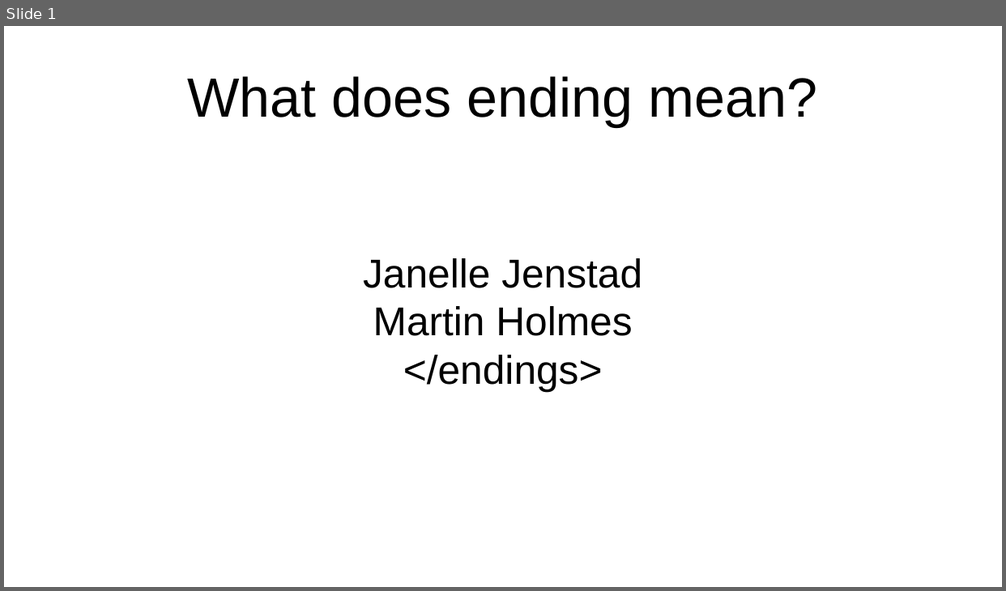
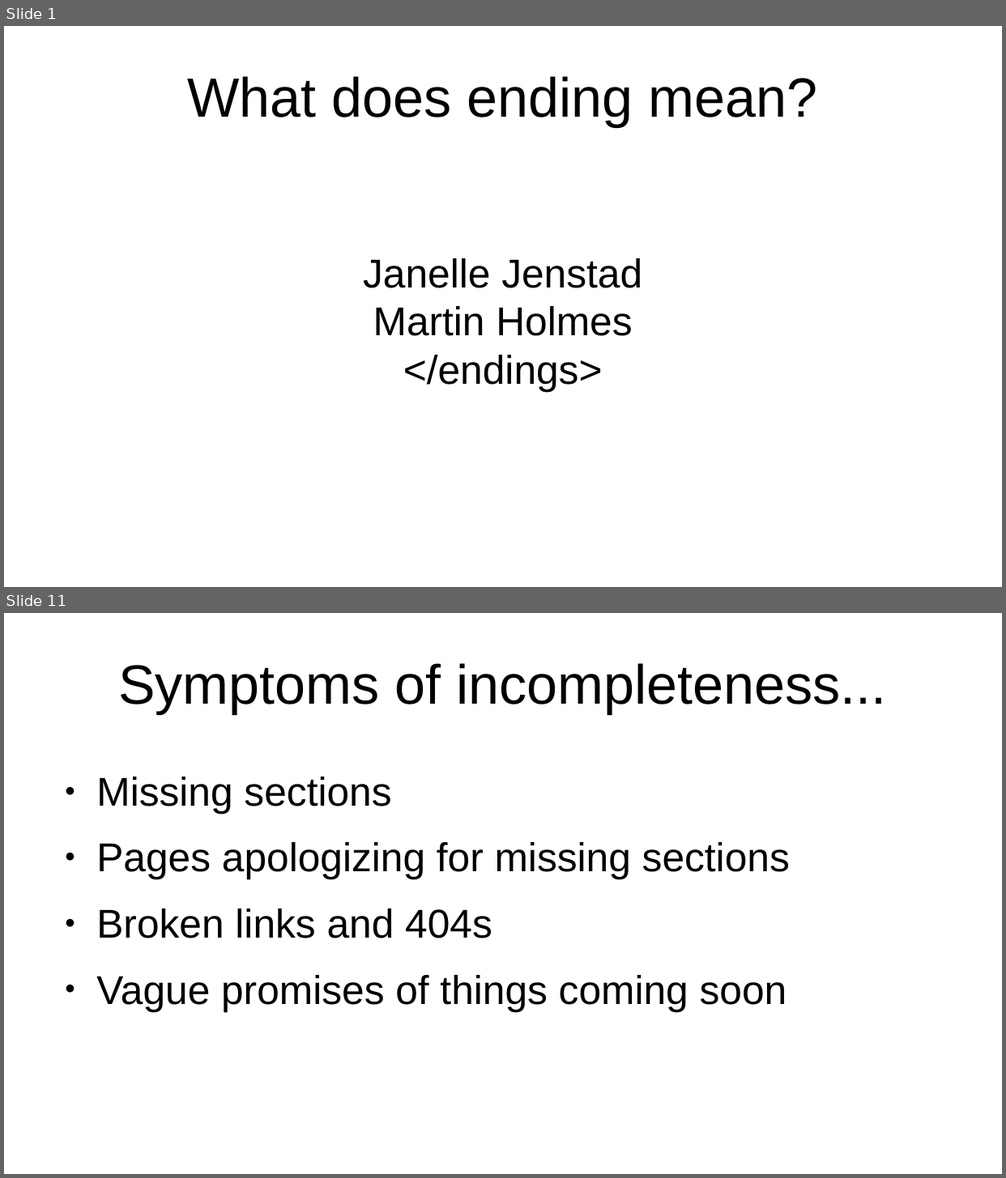
Before and after one commit to projectEndings/Endings, a slide deck: presentations/dhsi2019/what_does_ending_mean.odp. Shown one above the other, each under a label of ours: slide 1 before the commit, slides 1 and 11 after it; the slides between them are not shown. The pictures are 1006x591 and 1006x1178 pixels, drawn with LibreOffice and Linux fonts; fonts in the diff are those of the drawing; background and template pictures are left out. Boxes give left, top, right and bottom in pixels: in the first picture for what was removed or moved away, otherwise in the second. Text is boxed around its words. In the diff, an @@ line names an element or a change of style, - is before the commit and + after.

```diff
--- a/presentations/dhsi2019/what_does_ending_mean.odp
+++ b/presentations/dhsi2019/what_does_ending_mean.odp
@@ slide 11 added at [4,613,1002,1174], background #FFFFFF @@
@@ title added at [118,663,886,714], 44 pt, text #000000 @@
+Symptoms of incompleteness...
@@ text added at [96,777,790,1012], 32 pt, text #000000 @@
+● Missing sections
+● Pages apologizing for missing sections
+● Broken links and 404s
+● Vague promises of things coming soon
```
Also in this commit, not shown: 21 other slides added, 12 other files.
